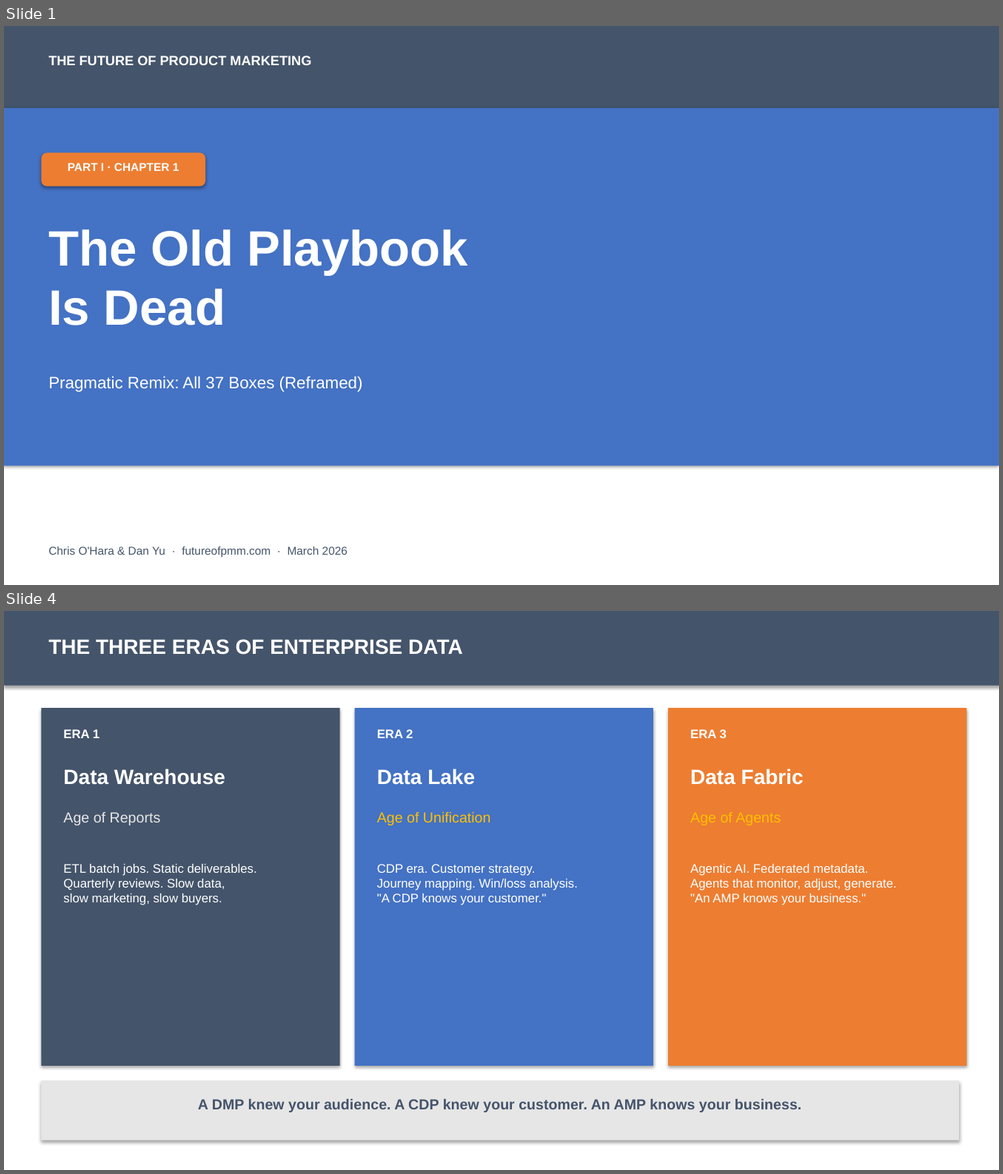
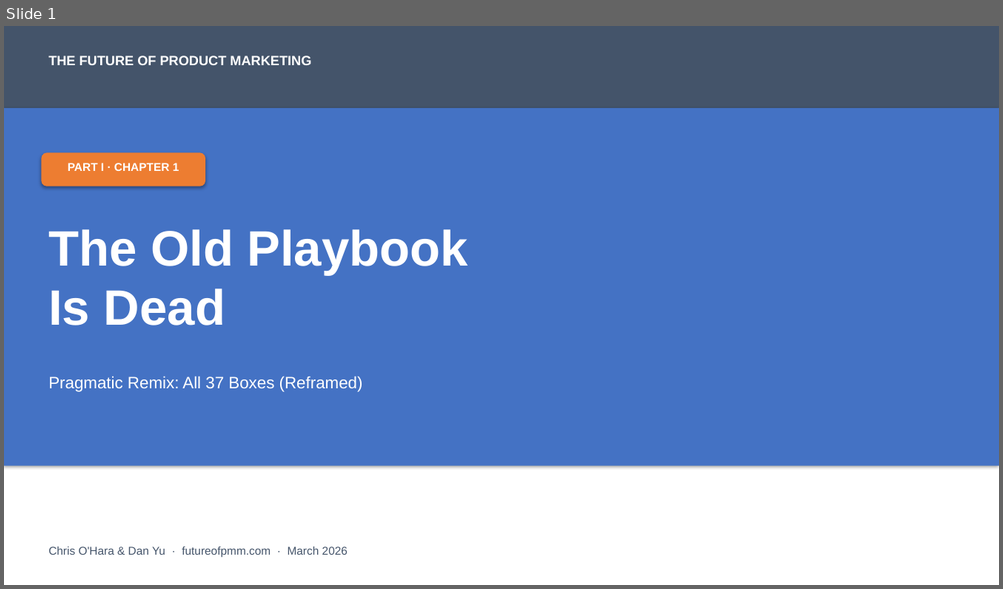
Before and after one commit to chrisohara99/futureofpmm, a slide deck: dist/curriculum/chapter-01/chapter-01-sap.pptx. Shown one above the other, each under a label of ours: slides 1 and 4 before the commit, slide 1 after it; the slides between them are not shown. The pictures are 1003x1174 and 1003x589 pixels, drawn with LibreOffice and Linux fonts; fonts in the diff are those of the drawing. Boxes give left, top, right and bottom in pixels: in the first picture for what was removed or moved away, otherwise in the second. Text is boxed around its words. In the diff, an @@ line names an element or a change of style, - is before the commit and + after.

Commit message:
Chapter 1: Updated with all 6 official graphics
PPT (11 slides):
- Core thesis
- Buyer Journey Compression
- Visibility Gap
- SEO to GEO
- New Awareness Stack
- Tiered Launch Model
- Pragmatic Funnel Map
- Three Clusters
- 10x Thesis
- CMO Perspective

Leave-behind PDF: 2 pages with all 6 figures

```diff
--- a/dist/curriculum/chapter-01/chapter-01-sap.pptx
+++ b/dist/curriculum/chapter-01/chapter-01-sap.pptx
@@ slide 4 removed at [4, 611, 999, 1170], background #FFFFFF @@
@@ rectangle removed at [4, 611, 999, 686] @@
@@ text removed at [48, 639, 463, 655] @@
-THE THREE ERAS OF ENTERPRISE DATA
@@ rectangle removed at [41, 708, 340, 1066] @@
@@ rectangle removed at [355, 708, 653, 1066] @@
@@ rectangle removed at [668, 708, 967, 1066] @@
@@ text removed at [63, 729, 99, 738] @@
-ERA 1
@@ text removed at [377, 729, 412, 738] @@
-ERA 2
@@ text removed at [690, 729, 726, 738] @@
-ERA 3
@@ text removed at [63, 769, 225, 785] @@
-Data Warehouse
@@ text removed at [377, 769, 475, 785] @@
-Data Lake
@@ text removed at [690, 769, 803, 785] @@
-Data Fabric
@@ text removed at [63, 812, 161, 826] @@
-Age of Reports
@@ text removed at [377, 812, 491, 826] @@
-Age of Unification
@@ text removed at [690, 812, 780, 826] @@
-Age of Agents
@@ text removed at [63, 864, 257, 906] @@
-ETL batch jobs. Static deliverables.
-Quarterly reviews. Slow data,
-slow marketing, slow buyers.
@@ text removed at [377, 864, 578, 906] @@
-CDP era. Customer strategy.
-Journey mapping. Win/loss analysis.
-"A CDP knows your customer."
@@ text removed at [690, 864, 896, 906] @@
-Agentic AI. Federated metadata.
-Agents that monitor, adjust, generate.
-"An AMP knows your business."
@@ rectangle removed at [41, 1081, 959, 1141] @@
@@ text removed at [198, 1099, 801, 1113] @@
-A DMP knew your audience. A CDP knew your customer. An AMP knows your business.
```
Also in this commit, not shown: 6 slides changed, 4 slides added, 2 other slides removed, 11 other files.
